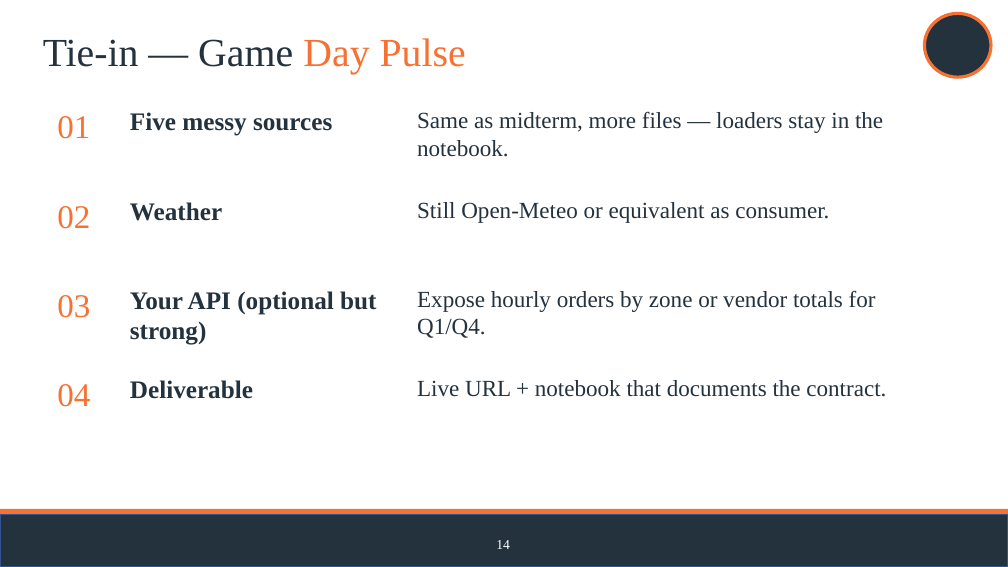
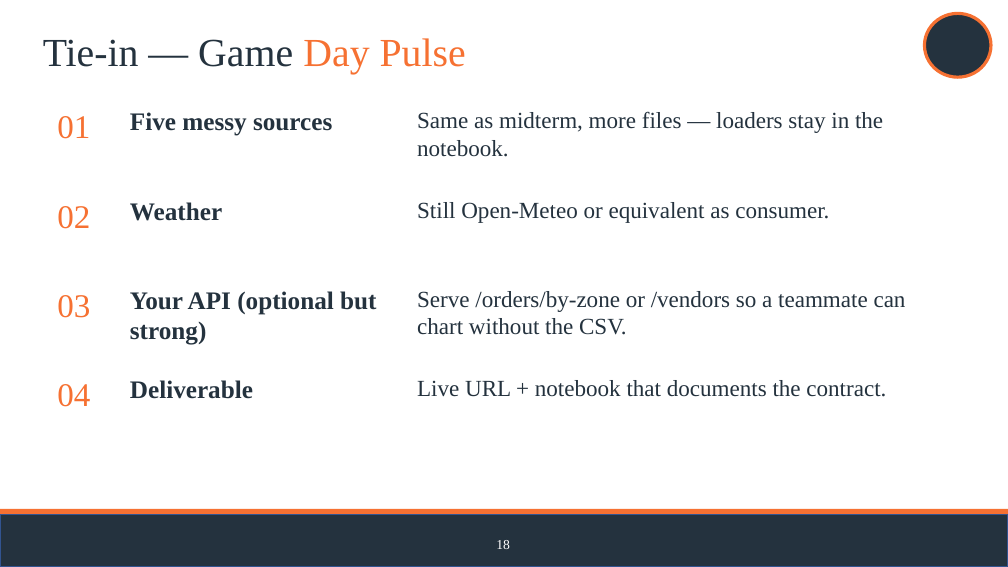
Before and after one commit to jasontpv/DS2002FA26, a slide deck: slide 18 of notebooks/08-capstone-gameday/DS2002 Build Your Own API.pptx (slide 14 before the commit). Drawn at 1008x567 pixels with LibreOffice and Linux fonts; fonts in the diff are those of the drawing; background and template pictures are left out. Boxes give left, top, right and bottom in pixels: in the first picture for what was removed or moved away, otherwise in the second. Text is boxed around its words. In the diff, an @@ line names an element or a change of style, - is before the commit and + after.

```diff
--- a/notebooks/08-capstone-gameday/DS2002 Build Your Own API.pptx
+++ b/notebooks/08-capstone-gameday/DS2002 Build Your Own API.pptx
@@ text at [417, 291, 906, 335]: text changed @@
-Expose hourly orders by zone or vendor totals for Q1/Q4.
+Serve /orders/by-zone or /vendors so a teammate can chart without the CSV.
@@ text at [496, 540, 510, 549]: text changed @@
-14
+18
```
Also in this commit, not shown: 7 other slides changed, 5 slides added, 1 slide removed, 5 other files.
